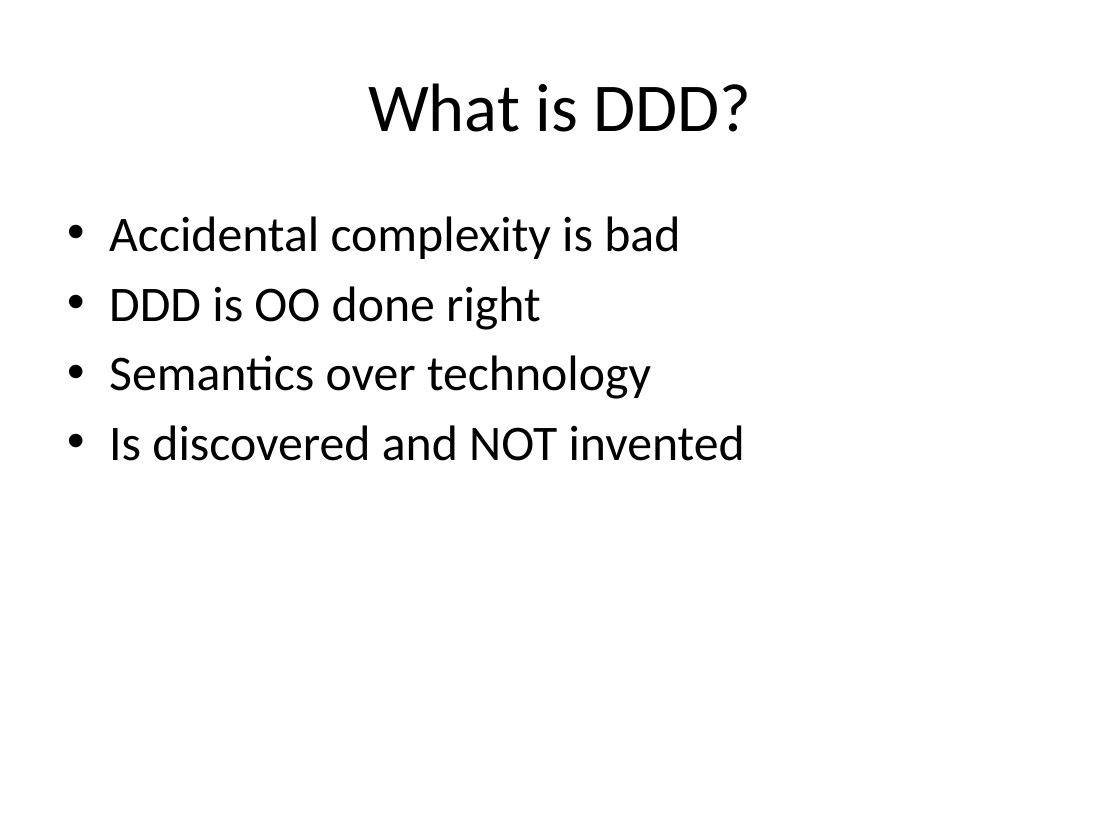
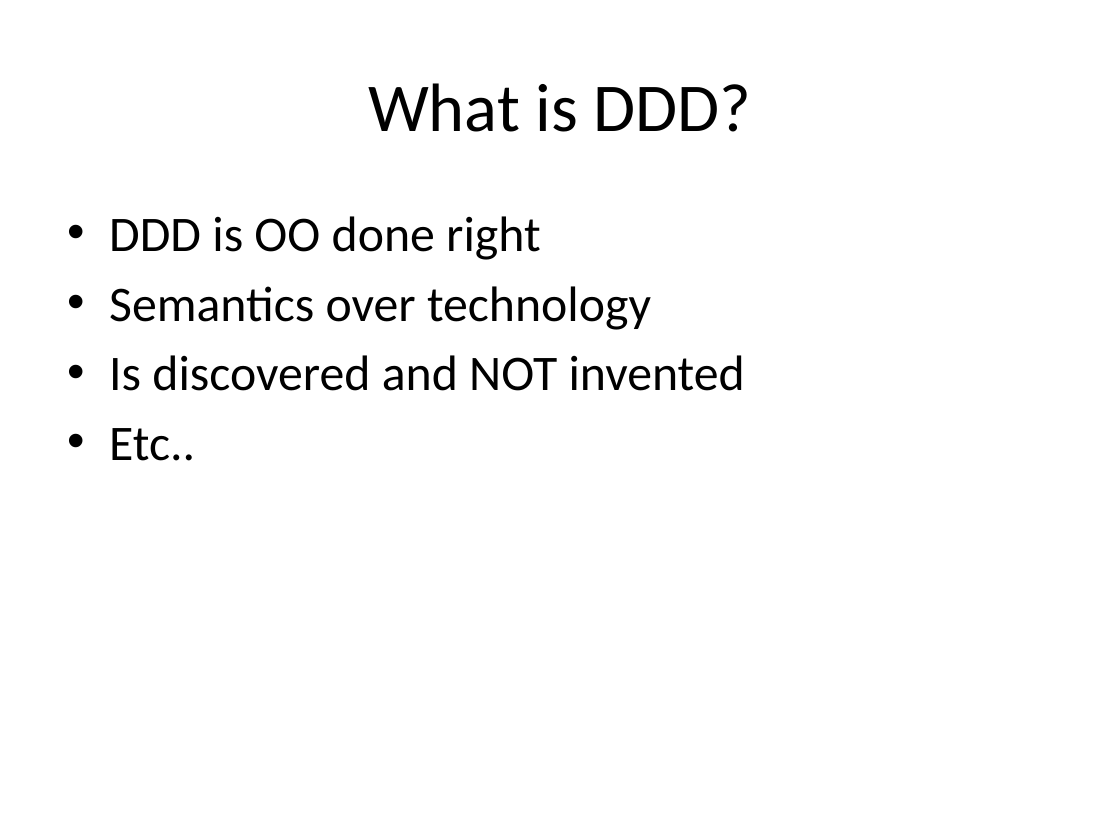
Before and after one commit to arturtv/dddpresentation, a slide deck: slide 15 of Domain-DrivenDesign.A.Trosin.pptx. Drawn at 1120x840 pixels with LibreOffice and Linux fonts; fonts in the diff are those of the drawing. Boxes give left, top, right and bottom in pixels: in the first picture for what was removed or moved away, otherwise in the second. Text is boxed around its words. In the diff, an @@ line names an element or a change of style, - is before the commit and + after.

```diff
--- a/Domain-DrivenDesign.A.Trosin.pptx
+++ b/Domain-DrivenDesign.A.Trosin.pptx
@@ text at (109, 216, 680, 259): paragraph removed @@
-• Accidental complexity is bad
@@ text at (109, 428, 195, 461): paragraph added @@
+• Etc..
```
Also in this commit, not shown: 1 other slide changed.
